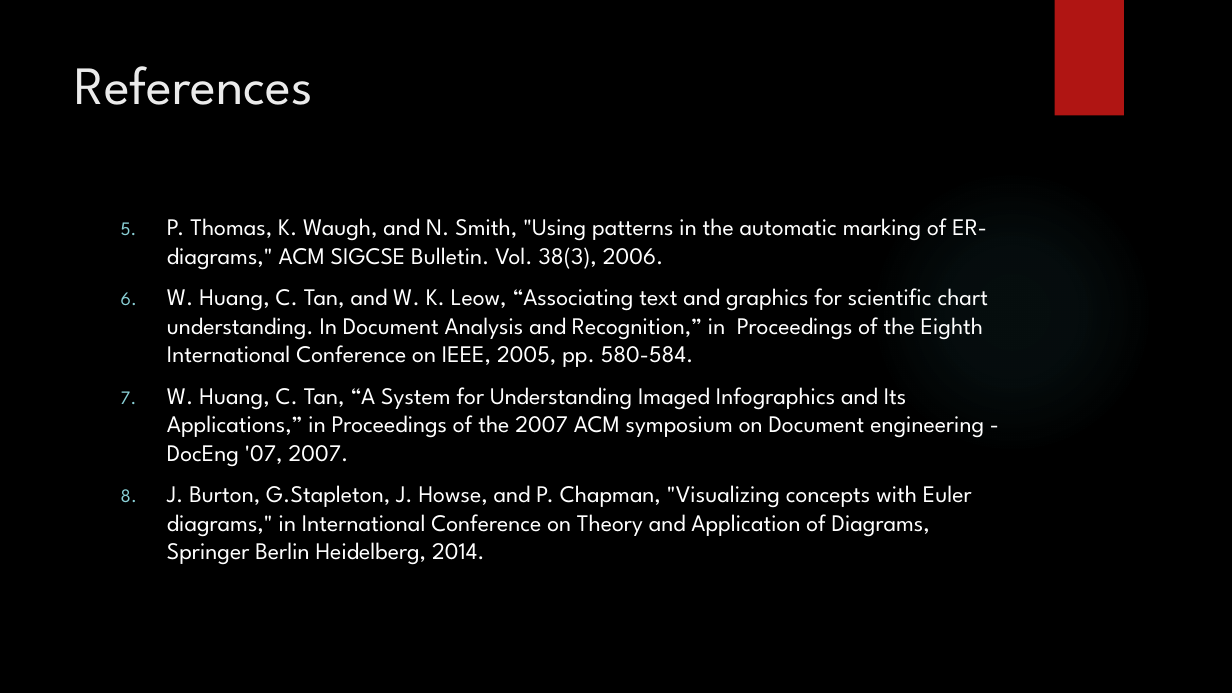
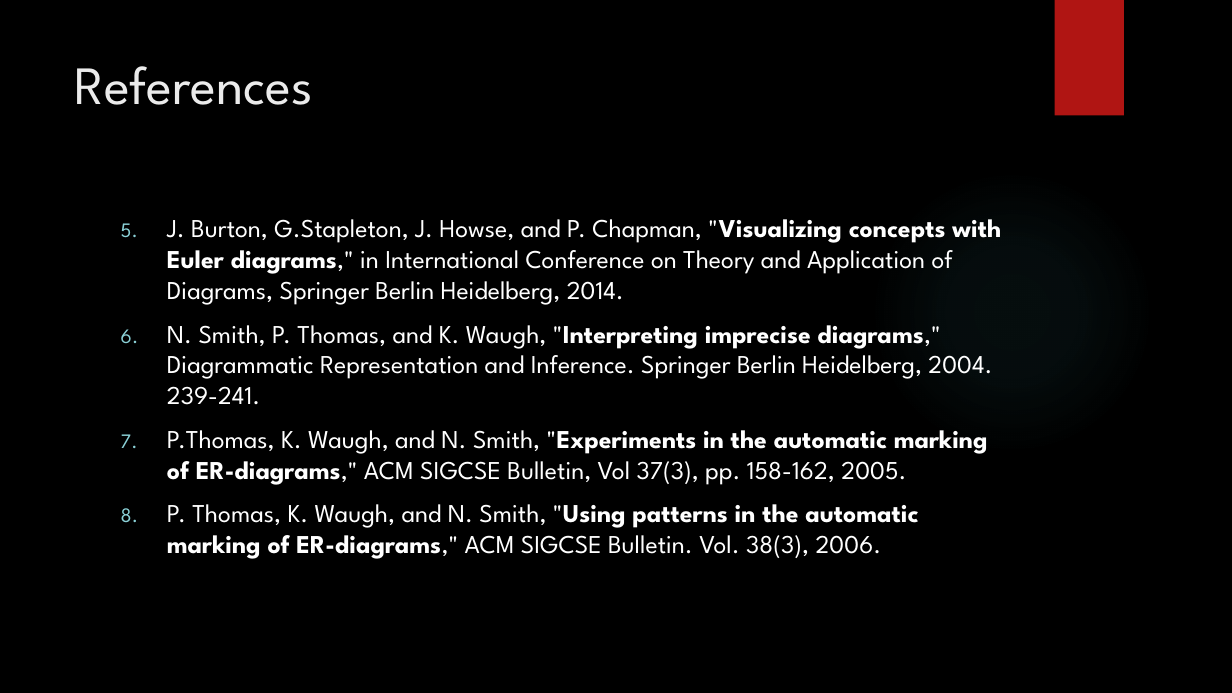
Before and after one commit to diunuge/Paper---Automatic-Assessment-of-Student-Answers-Consisting-of-Venn-and-Euler-Diagrams, a slide deck: slide 16 of paper - Computer Understanding of Venn & Euler Diagrams/conference presentation/ICTer Presentation.pptx. Drawn at 1232x693 pixels with LibreOffice and Linux fonts; fonts in the diff are those of the drawing; background and template pictures are left out. Boxes give left, top, right and bottom in pixels: in the first picture for what was removed or moved away, otherwise in the second. Text is boxed around its words. In the diff, an @@ line names an element or a change of style, - is before the commit and + after.

Commit message:
Revised presentation

```diff
--- a/paper - Computer Understanding of Venn & Euler Diagrams/conference presentation/ICTer Presentation.pptx
+++ b/paper - Computer Understanding of Venn & Euler Diagrams/conference presentation/ICTer Presentation.pptx
@@ text at (167, 219, 1001, 485): paragraphs added @@
+5. J. Burton, G.Stapleton, J. Howse, and P. Chapman, "Visualizing concepts with Euler diagrams," in International Conference on Theory and Application of Diagrams, Springer Berlin Heidelberg, 2014.
+6. N. Smith, P. Thomas, and K. Waugh, "Interpreting imprecise diagrams," Diagrammatic Representation and Inference. Springer Berlin Heidelberg, 2004. 239-241.
+7. P.Thomas, K. Waugh, and N. Smith, "Experiments in the automatic marking of ER-diagrams," ACM SIGCSE Bulletin, Vol 37(3), pp. 158-162, 2005.
@@ text at (167, 288, 989, 565): paragraphs removed @@
-6. W. Huang, C. Tan, and W. K. Leow, “Associating text and graphics for scientific chart understanding. In Document Analysis and Recognition,” in Proceedings of the Eighth International Conference on IEEE, 2005, pp. 580-584.
-7. W. Huang, C. Tan, “A System for Understanding Imaged Infographics and Its Applications,” in Proceedings of the 2007 ACM symposium on Document engineering - DocEng '07, 2007.
-8. J. Burton, G.Stapleton, J. Howse, and P. Chapman, "Visualizing concepts with Euler diagrams," in International Conference on Theory and Application of Diagrams, Springer Berlin Heidelberg, 2014.
@@ text at (167, 504, 918, 559): size 18.5 to 20 pt in "P. Thomas, K. Waugh, and N. Smith, ..."; bold on in ""Using patterns in the automatic marking of ..." @@
```
Also in this commit, not shown: 13 other slides changed.
